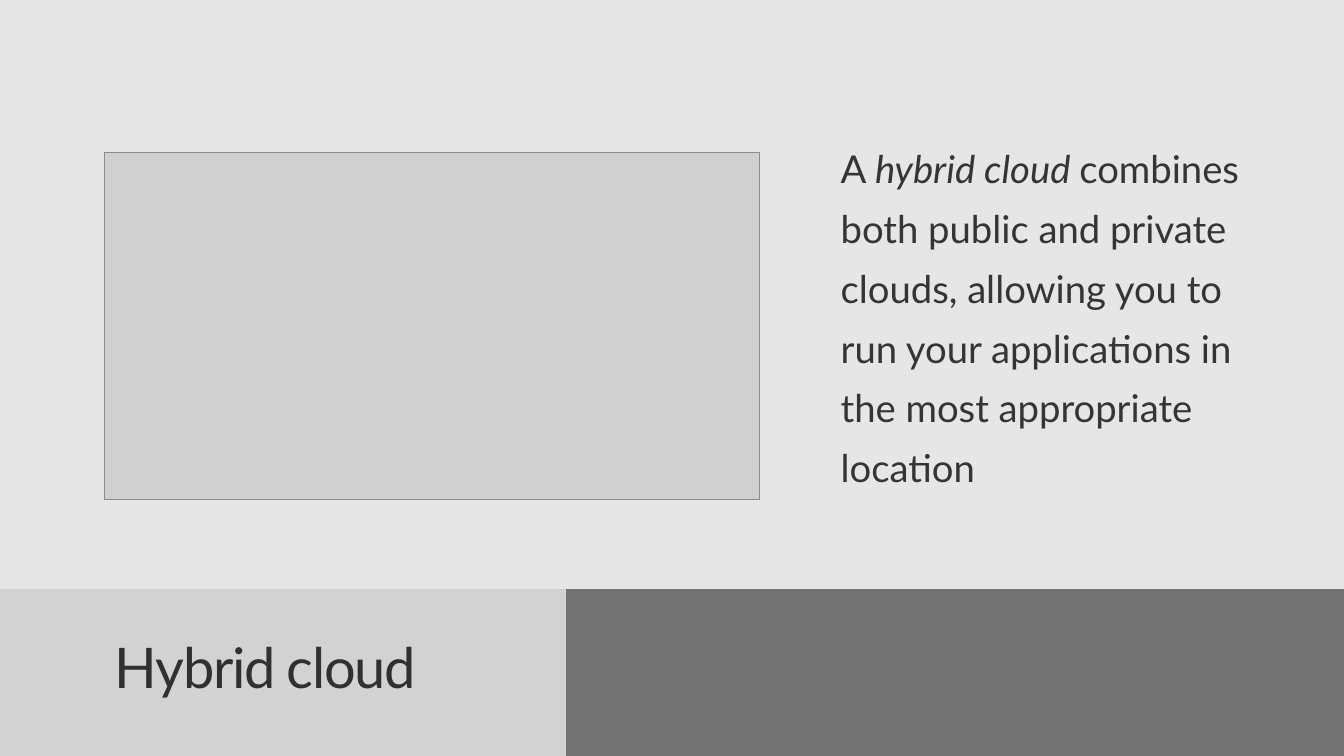
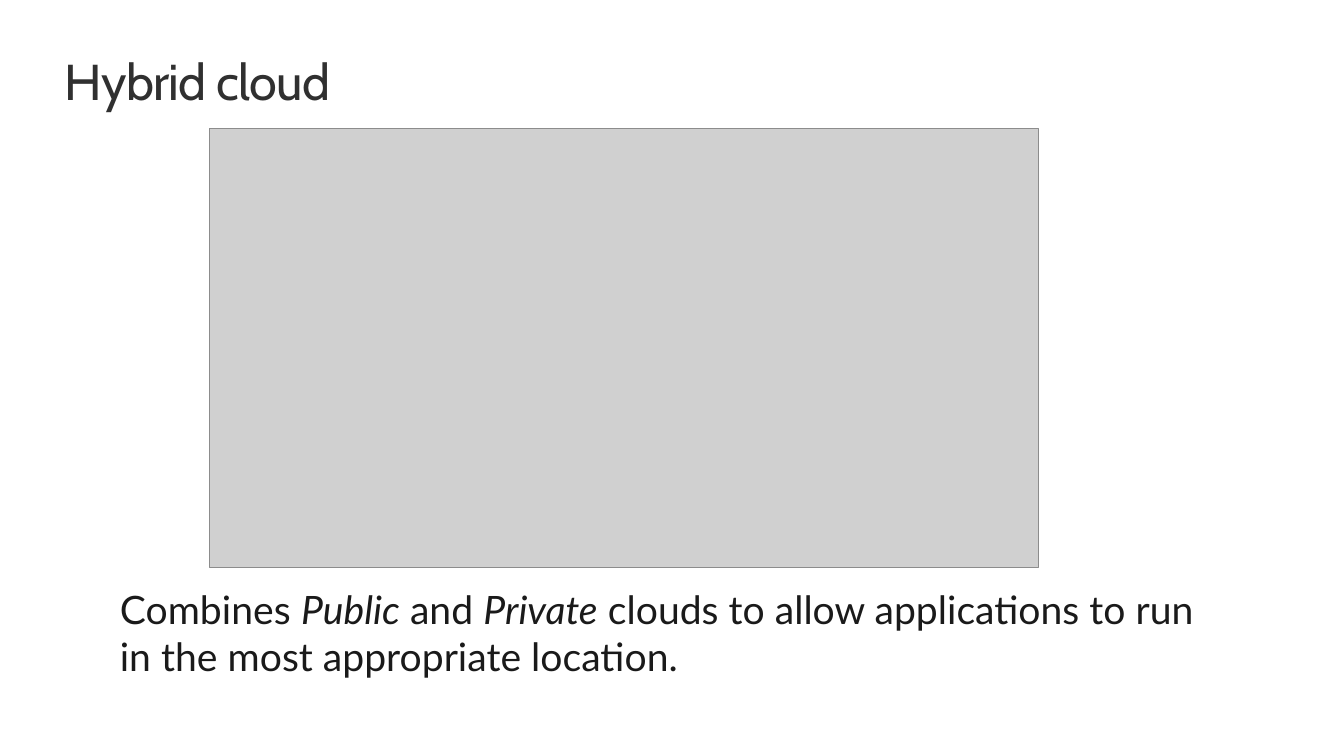
Before and after one commit to CSA-OCP-GER/azure-fundamentals-v2, a slide deck: slide 13 of 1_cloudconcepts/1_cloudconcept.pptx (slide 15 before the commit). Drawn at 1344x756 pixels with LibreOffice and Linux fonts; fonts in the diff are those of the drawing; grey boxes stand for pictures; background and template pictures are left out. Boxes give left, top, right and bottom in pixels: in the first picture for what was removed or moved away, otherwise in the second. Text is boxed around its words. In the diff, an @@ line names an element or a change of style, - is before the commit and + after.

```diff
--- a/1_cloudconcepts/1_cloudconcept.pptx
+++ b/1_cloudconcepts/1_cloudconcept.pptx
@@ background #E6E6E6 to #FFFFFF @@
@@ title "Hybrid cloud": place and size @@
-title "Hybrid cloud" at bbox=[115, 646, 416, 698]
+title "Hybrid cloud" at bbox=[65, 62, 331, 111]
@@ title "Hybrid cloud" at bbox=[65, 62, 331, 111]: size 40.8 to 36.7 pt, font Lato to Cabin, letter spacing -1 to -0.5 pt; line spacing 0.9 to 1; vertical alignment middle to top @@
@@ picture: place and size @@
-picture at bbox=[105, 153, 760, 500]
+picture at bbox=[210, 128, 1038, 567]
@@ rectangle removed at bbox=[0, 589, 566, 756] @@
@@ text at bbox=[120, 595, 1194, 678]: text changed; size 27.9 to 28.6 pt; text colour #353535 to #1A1A1A @@
-A hybrid cloud combines both public and private clouds, allowing you to run your applications in the most appropriate location
+Combines Public and Private clouds to allow applications to run in the most appropriate location.
@@ text "Combines Public and Private clouds ..." at bbox=[120, 595, 1194, 678]: vertical alignment middle to top @@
@@ rectangle removed at bbox=[566, 589, 1344, 756] @@
```
Also in this commit, not shown: 8 other slides changed, 1 slide added, 2 slides removed, 1 other file.
